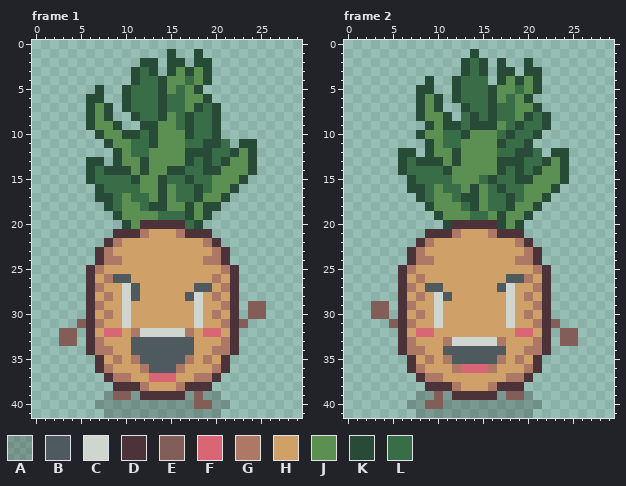
Two states of a pixel-art file, raw assets/characters/angry pineapple 2/angry pineapple 2.aseprite. The picture above was drawn from the file before the commit.
30x42 pixels, 2 frames. Shown: frame 1, frame 2.
Palette (. is transparent): A #00000032  B #4e5a5e  C #cfd6d0  D #4b3339  E #835e59  F #d96674  G #ad7966  H #cfa067  J #5b9052  K #284b38  L #386d47
After the commit:
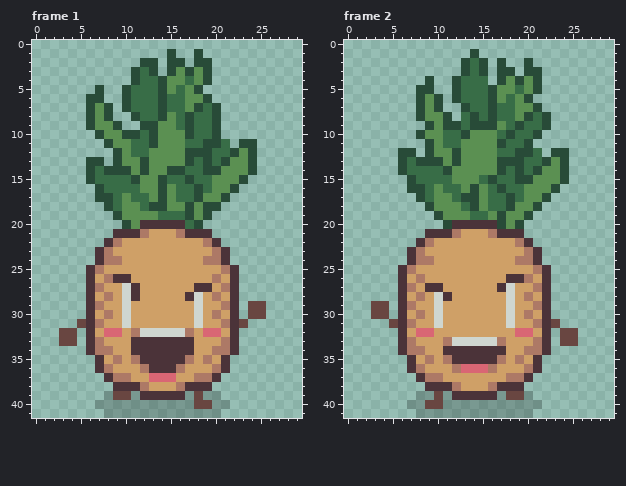
Edits made:
@@ palette @@
-E #835e59
+E #694641
--- frame 1
@@ x 7..21 @@
 25 GHHHHHHHHHHHHHG
-26 HGBBHHHHHHHHHGH
-27 GHHCBHHHHHHBBHG
-28 HGHCBHHHHHBCHGH
+26 HGDDHHHHHHHHHGH
+27 GHHCDHHHHHHDDHG
+28 HGHCDHHHHHDCHGH
 29 GHHCHHHHHHHCHHG
@@ x 9..19 @@
 32 FHGCCCCCGHF
-33 HHBBBBBBBHH
-34 HHBBBBBBBHH
-35 GHGBBBBBGHG
-36 HHHGBBBGHHH
+33 HHDDDDDDDHH
+34 HHDDDDDDDHH
+35 GHGDDDDDGHG
+36 HHHGDDDGHHH
 37 GGHHFFFHHGG
--- frame 2
@@ x 7..21 @@
 25 GHHHHHHHHHHHHHG
-26 HGHHHHHHHHHBBGH
-27 GHBBHHHHHHBCHHG
-28 HGHCBHHHHHHCHGH
+26 HGHHHHHHHHHDDGH
+27 GHDDHHHHHHDCHHG
+28 HGHCDHHHHHHCHGH
 29 GHHCHHHHHHHCHHG
@@ x 9..19 @@
 33 HHGCCCCCGHH
-34 HHBBBBBBBHH
-35 GHGBBBBBGHG
+34 HHDDDDDDDHH
+35 GHGDDDDDGHG
 36 HHHGFFFGHHH
